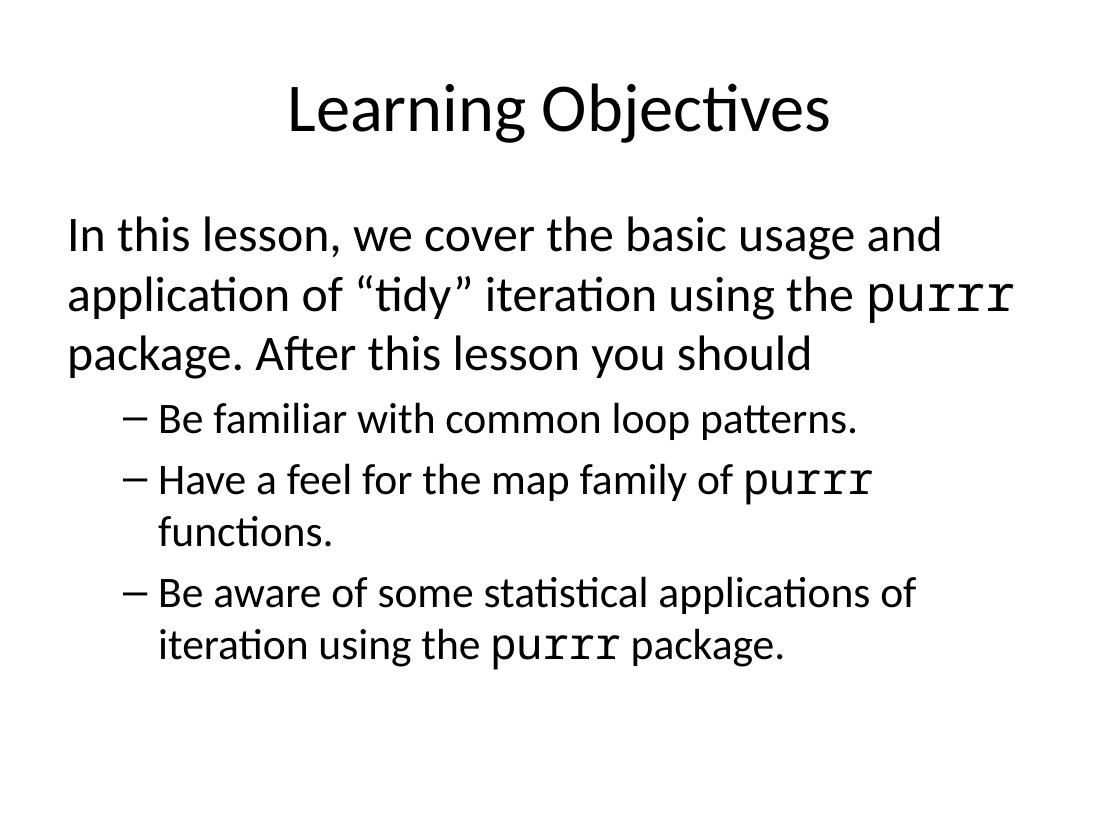
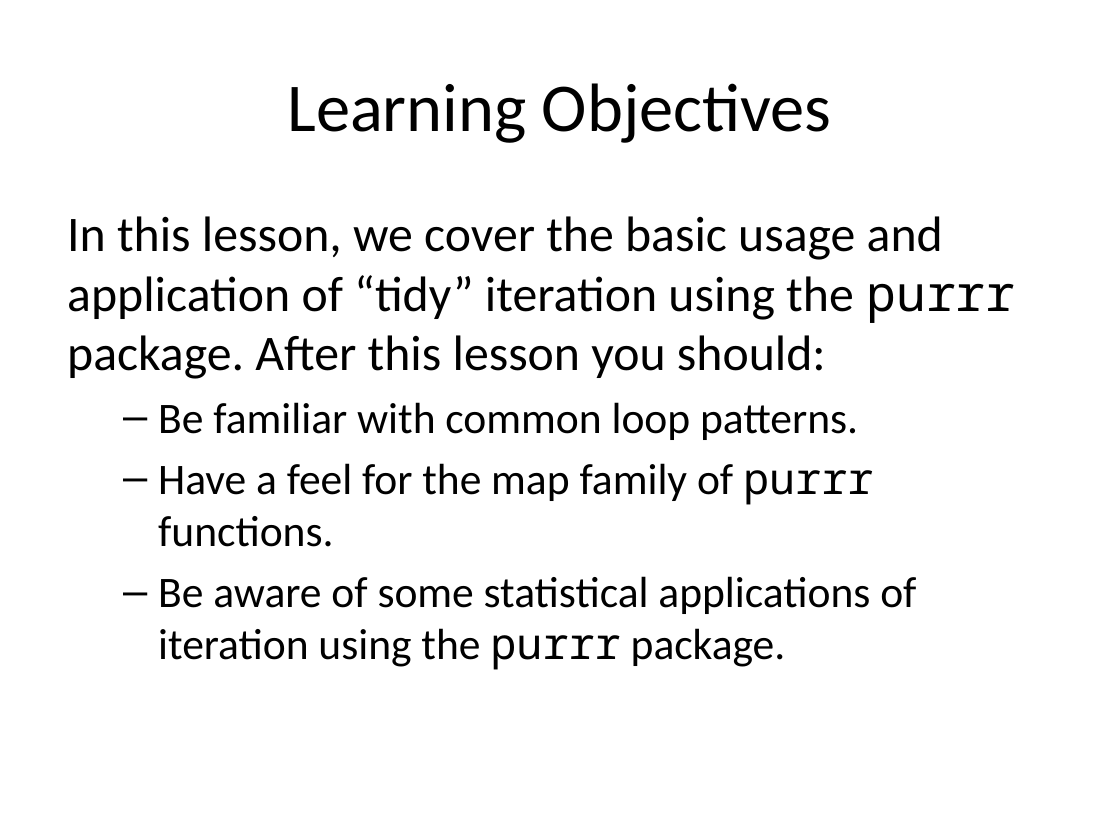
Before and after one commit to jmgraham30/SWBmodules, a slide deck: slide 2 of slides/iteration_with_purrr.pptx. Drawn at 1120x840 pixels with LibreOffice and Linux fonts; fonts in the diff are those of the drawing. Boxes give left, top, right and bottom in pixels: in the first picture for what was removed or moved away, otherwise in the second. Text is boxed around its words. In the diff, an @@ line names an element or a change of style, - is before the commit and + after.

```diff
--- a/slides/iteration_with_purrr.pptx
+++ b/slides/iteration_with_purrr.pptx
@@ text at box(67, 216, 1015, 379): text changed @@
-In this lesson, we cover the basic usage and application of “tidy” iteration using the purrr package. After this lesson you should
+In this lesson, we cover the basic usage and application of “tidy” iteration using the purrr package. After this lesson you should:
```
Also in this commit, not shown: 1 other slide changed, 2 slides added, 1 other file.
